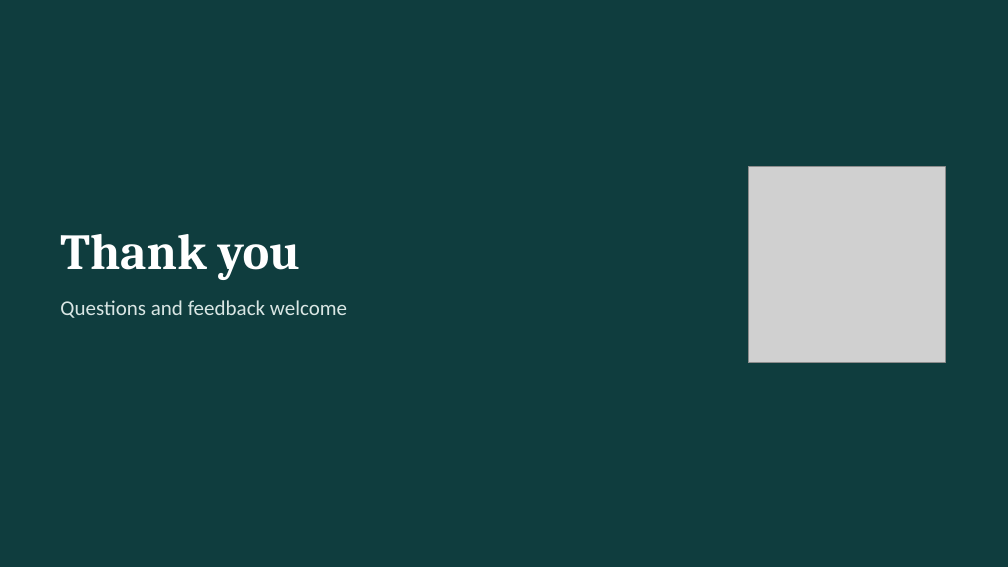
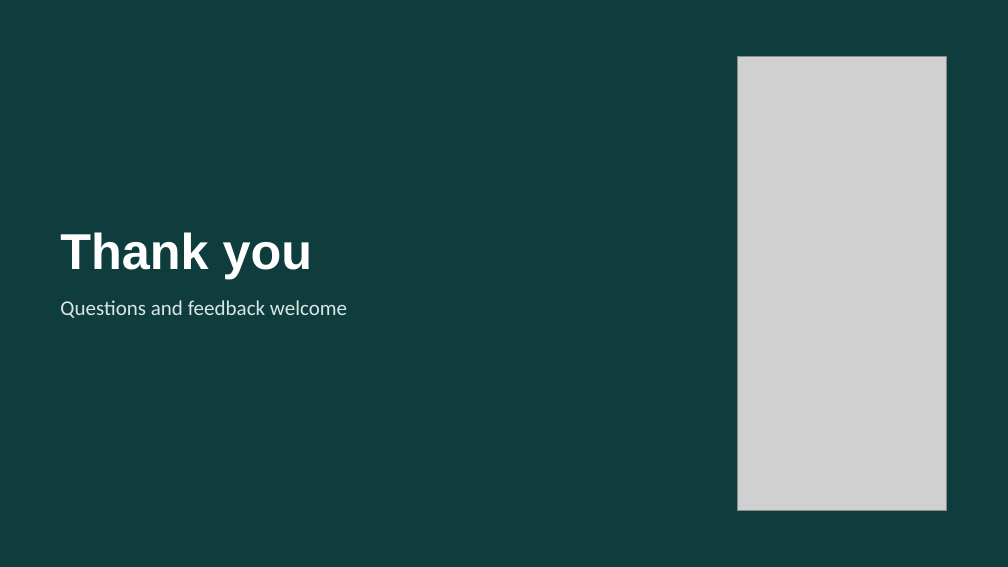
Before and after one commit to ShadowIzzHerZ/waiting-for-the-shuttle, a slide deck: slide 19 of deck/P05_Waiting_for_the_Shuttle.pptx. Drawn at 1008x567 pixels with LibreOffice and Linux fonts; fonts in the diff are those of the drawing; grey boxes stand for pictures. Boxes give left, top, right and bottom in pixels: in the first picture for what was removed or moved away, otherwise in the second. Text is boxed around its words. In the diff, an @@ line names an element or a change of style, - is before the commit and + after.

Commit message:
Deck: app screenshots in the empty space, Arial titles
Title and thank-you slides show the app instead of the van icon; the
prediction-app slide has a strip of the app in each card; the next-steps
slide shows four views of the app today. Titles now Arial, body Calibri.

```diff
--- a/deck/P05_Waiting_for_the_Shuttle.pptx
+++ b/deck/P05_Waiting_for_the_Shuttle.pptx
@@ picture: place and size @@
-picture at [749, 166, 945, 363]
+picture at [737, 57, 947, 510]
@@ title "Thank you" at [60, 232, 312, 279]: font Cambria to Arial @@
```
Also in this commit, not shown: 18 other slides changed, 1 other file.
